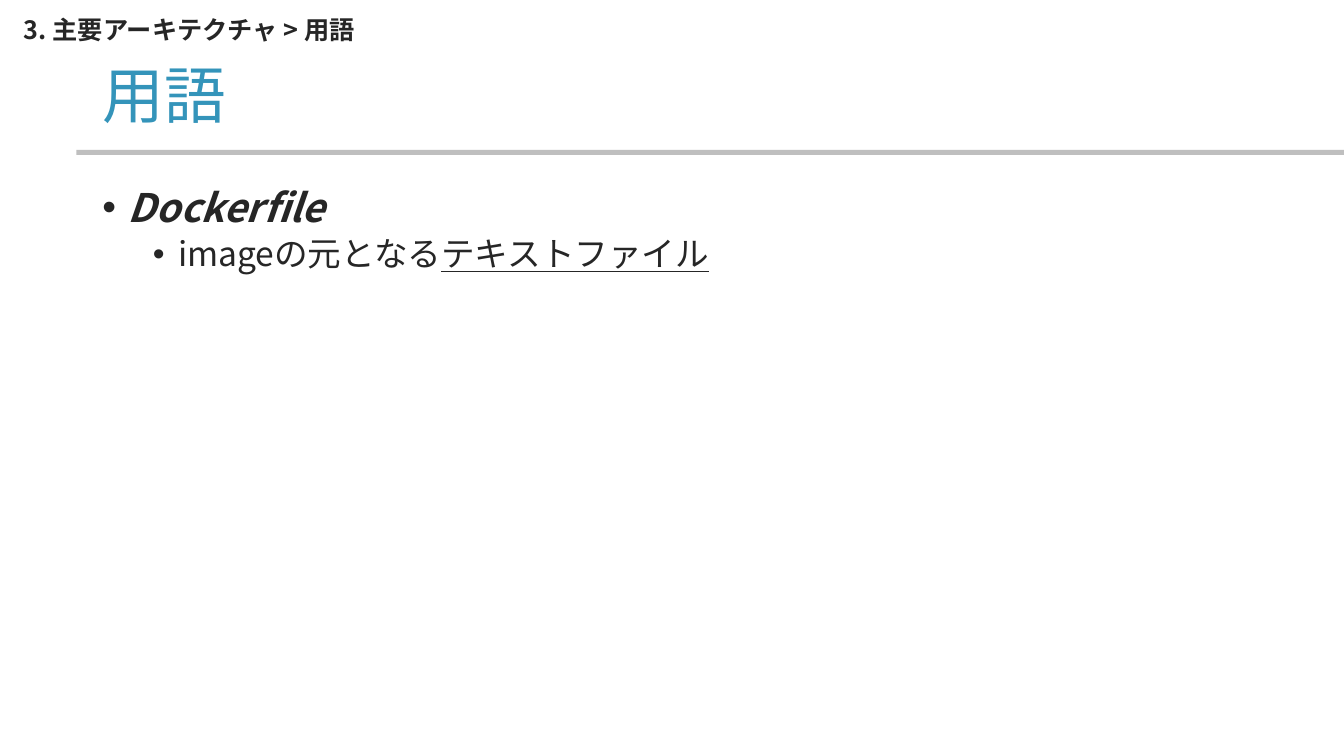
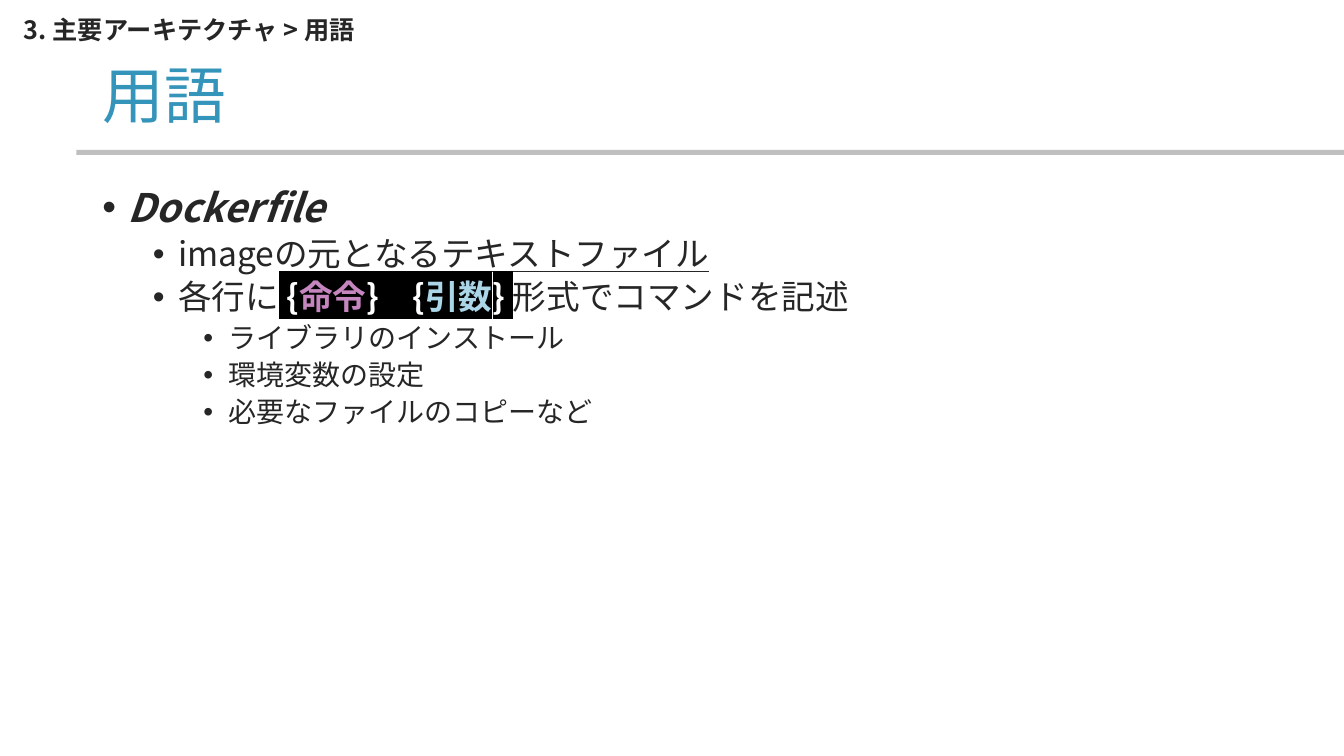
Before and after one commit to yamada-ai/java-prac, a slide deck: slide 13 of docker-container.pptx (slide 12 before the commit). Drawn at 1344x756 pixels with LibreOffice and Linux fonts; fonts in the diff are those of the drawing; background and template pictures are left out. Boxes give left, top, right and bottom in pixels: in the first picture for what was removed or moved away, otherwise in the second. Text is boxed around its words. In the diff, an @@ line names an element or a change of style, - is before the commit and + after.

```diff
--- a/docker-container.pptx
+++ b/docker-container.pptx
@@ text at (178, 275, 849, 424): paragraphs added @@
+  • 各行に {命令} {引数} 形式でコマンドを記述
+    • ライブラリのインストール
+    • 環境変数の設定
+    • 必要なファイルのコピーなど
```
Also in this commit, not shown: 3 other slides changed, 2 slides added.
